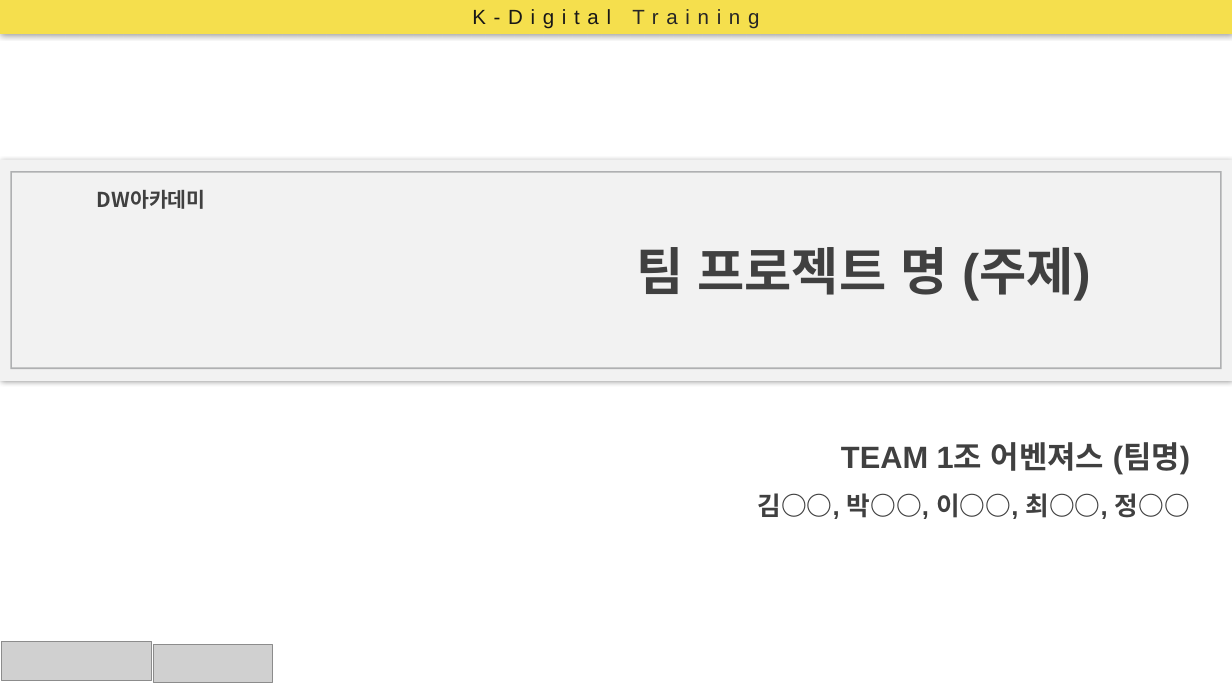
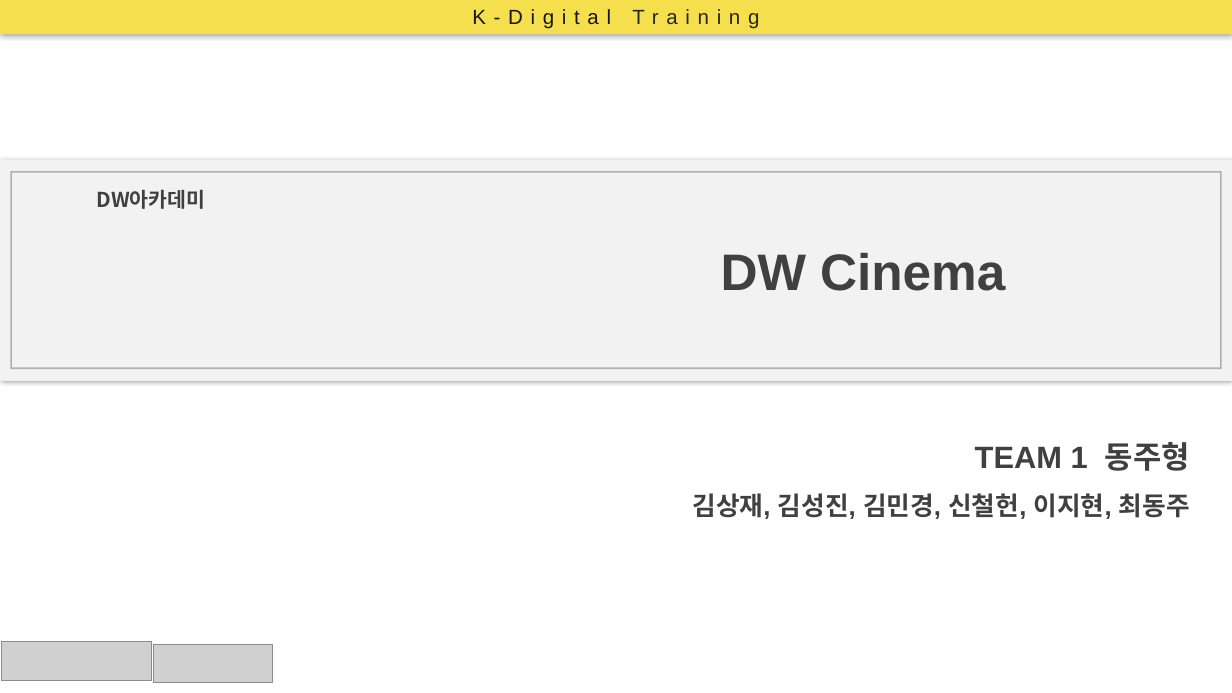
Before and after one commit to jjgod66/dw-final-group1, a slide deck: slide 1 of 산출물/최종 ppt 제작중/팀별 프로젝트 수행 결과 작성 양식.pptx. Drawn at 1232x693 pixels with LibreOffice and Linux fonts; fonts in the diff are those of the drawing; grey boxes stand for pictures. Boxes give left, top, right and bottom in pixels: in the first picture for what was removed or moved away, otherwise in the second. Text is boxed around its words. In the diff, an @@ line names an element or a change of style, - is before the commit and + after.

```diff
--- a/산출물/최종 ppt 제작중/팀별 프로젝트 수행 결과 작성 양식.pptx
+++ b/산출물/최종 ppt 제작중/팀별 프로젝트 수행 결과 작성 양식.pptx
@@ text at (x1=721, y1=253, x2=1005, y2=291): text changed @@
-팀 프로젝트 명 (주제)
+DW Cinema
@@ text at (x1=692, y1=442, x2=1190, y2=519): text changed @@
-TEAM 1조 어벤져스 (팀명)
-김○○, 박○○, 이○○, 최○○, 정○○
+TEAM 1 동주형
+김상재, 김성진, 김민경, 신철헌, 이지현, 최동주
```
Also in this commit, not shown: 11 other files.
